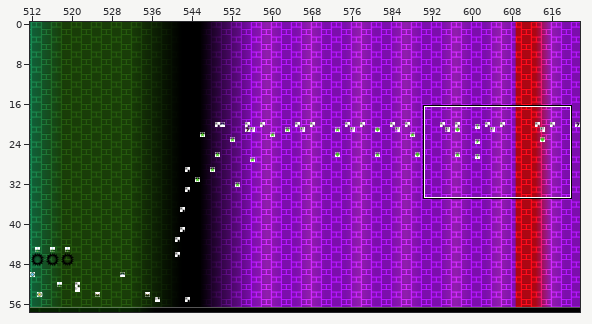
An edit to a level. Tiled map, levels/chr_data/tmx/theoryofeverything.tmx. Above: a wide view before the commit, with the close-up outlined.
Close-up. Before the commit:
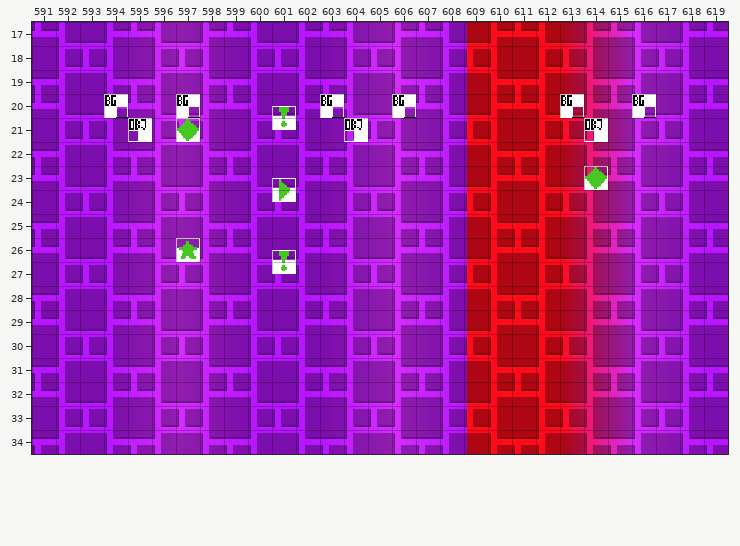
Cells are 16x16 px. Shown: x 591..619, y 17..34. The commit also changed other parts of the map, which this record leaves out. Not drawn, because the pictures are missing: unchanged layers "Layer 2", "Layer 3".
The result:
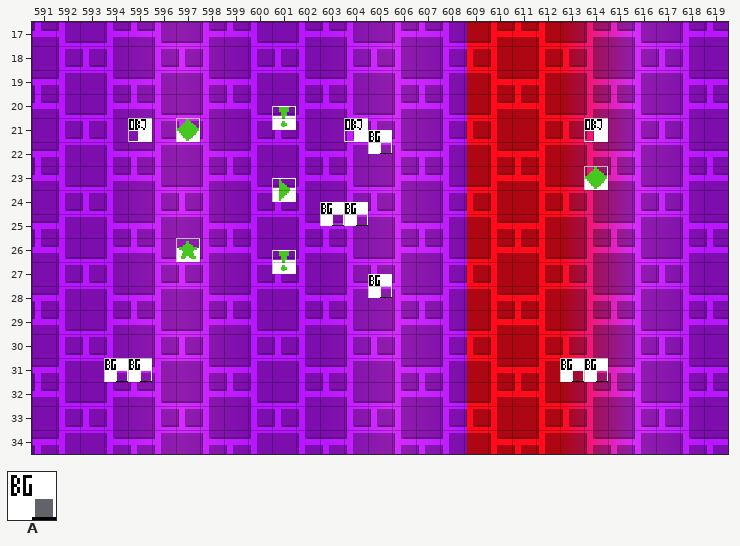
Key: from "sprites": A 256 "BG colour trigger".
Objects are placed by their top-left corner, in cells (3,4 is the top-left corner of cell 3,4); size is 1x1 cell unless given.
Difference:
{"where": "layer \"SP\""}
{"now": "A \"BG colour trigger\" at 605,21.5"}
{"now": "A \"BG colour trigger\" at 603,24.5"}
{"now": "A \"BG colour trigger\" at 604,24.5"}
{"now": "A \"BG colour trigger\" at 605,27.5"}
{"now": "A \"BG colour trigger\" at 594,31"}
{"now": "A \"BG colour trigger\" at 595,31"}
{"now": "A \"BG colour trigger\" at 613,31"}
{"now": "A \"BG colour trigger\" at 614,31"}
{"was": "A \"BG colour trigger\" at 594,20"}
{"was": "A \"BG colour trigger\" at 597,20"}
{"was": "A \"BG colour trigger\" at 603,20"}
{"was": "A \"BG colour trigger\" at 606,20"}
{"was": "A \"BG colour trigger\" at 613,20"}
{"was": "A \"BG colour trigger\" at 616,20"}
